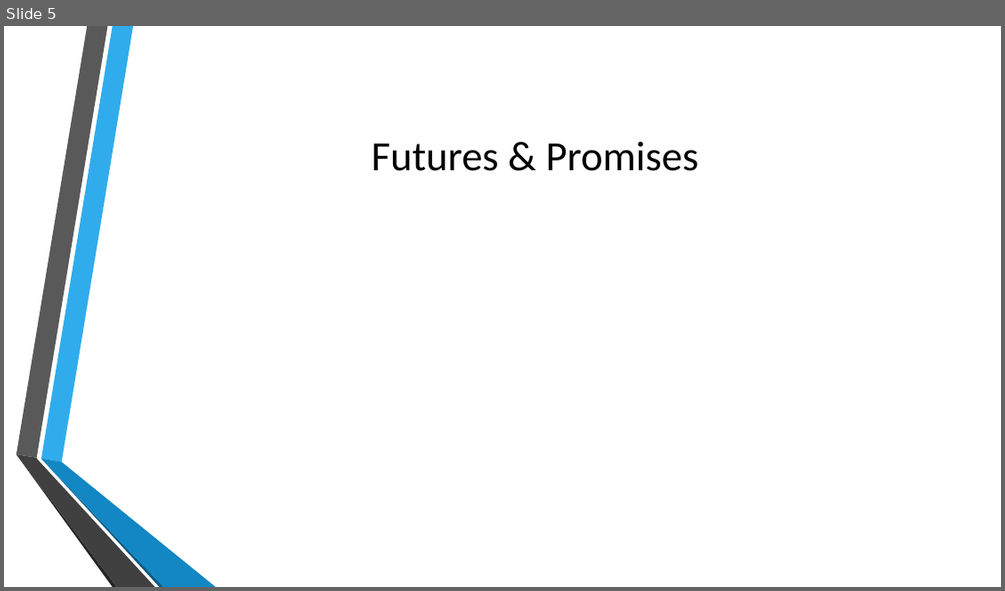
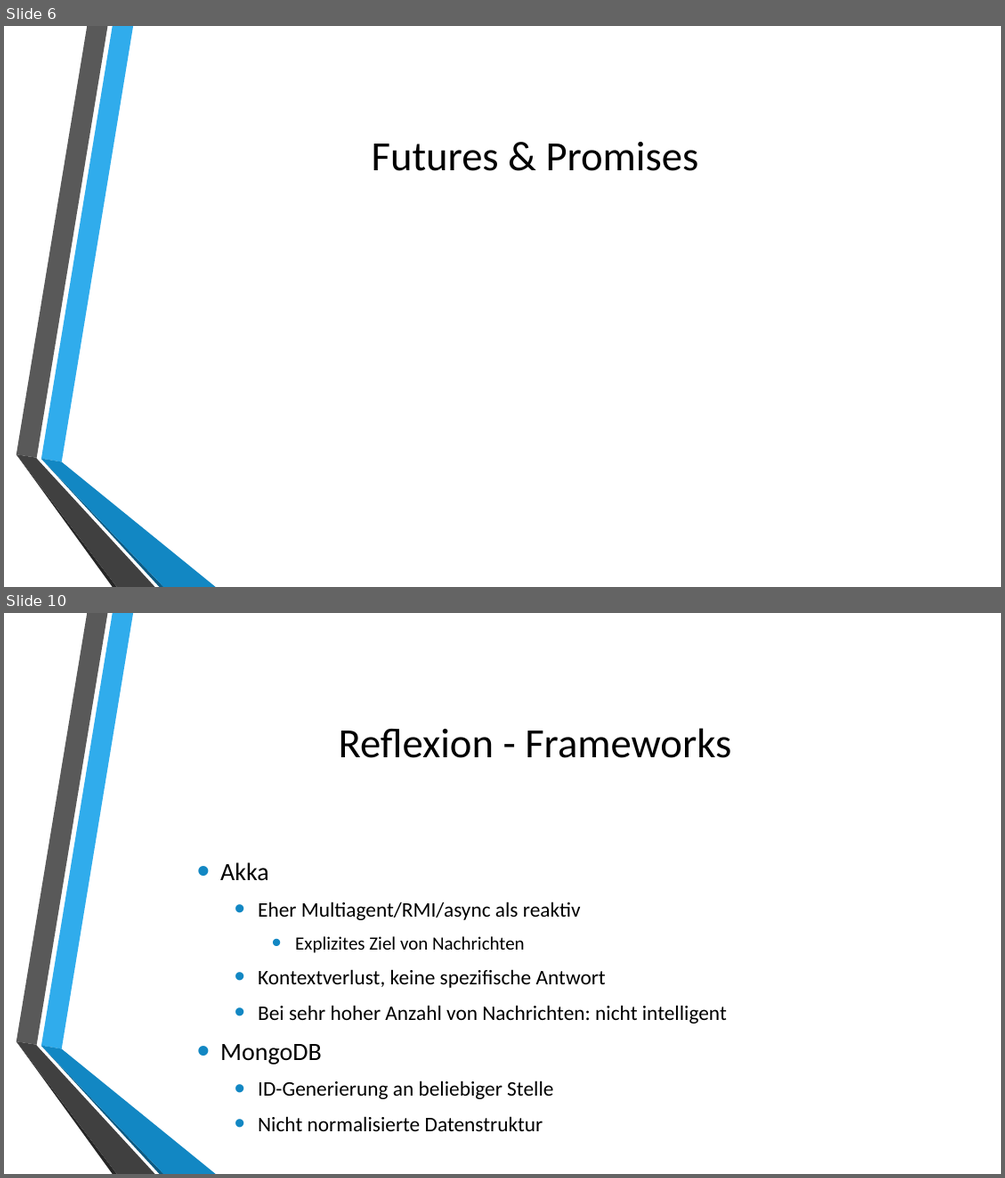
Before and after one commit to autarchprinceps/Reactive-Load-Generator, a slide deck: Dokumentation/Präsentation.pptx. Shown one above the other, each under a label of ours: slide 5 before the commit, slides 6 and 10 after it; the slides between them are not shown. The pictures are 1005x591 and 1005x1178 pixels, drawn with LibreOffice and Linux fonts; fonts in the diff are those of the drawing; background and template pictures are left out. Boxes give left, top, right and bottom in pixels: in the first picture for what was removed or moved away, otherwise in the second. Text is boxed around its words. In the diff, an @@ line names an element or a change of style, - is before the commit and + after.

```diff
--- a/Dokumentation/Präsentation.pptx
+++ b/Dokumentation/Präsentation.pptx
@@ slide 10 added at <box>4,613,1001,1174</box>, background picture (left out); not listed: 6 template elements that a slide beside it also shows @@
@@ title added at <box>339,728,731,758</box>, 40 pt, text #000000 @@
+Reflexion - Frameworks
@@ text added at <box>220,862,727,1131</box>, 20 pt, text #000000 @@
+• Akka
+  • Eher Multiagent/RMI/async als reaktiv
+    • Explizites Ziel von Nachrichten
+  • Kontextverlust, keine spezifische Antwort
+  • Bei sehr hoher Anzahl von Nachrichten: nicht intelligent
+• MongoDB
+  • ID-Generierung an beliebiger Stelle
+  • Nicht normalisierte Datenstruktur
@@ what was slide 5 is now slide 6 @@
```
Also in this commit, not shown: 1 slide changed, 4 other slides added.
